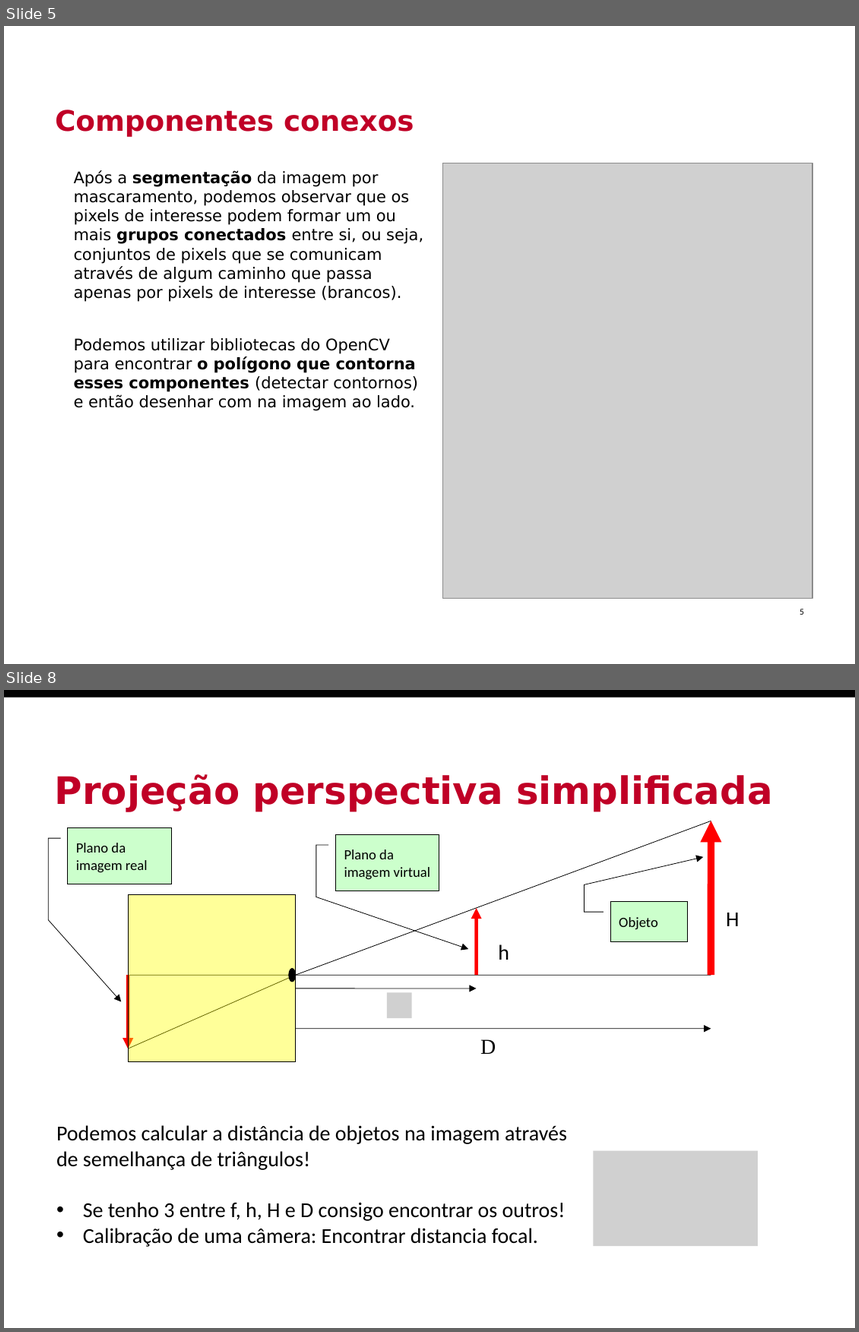
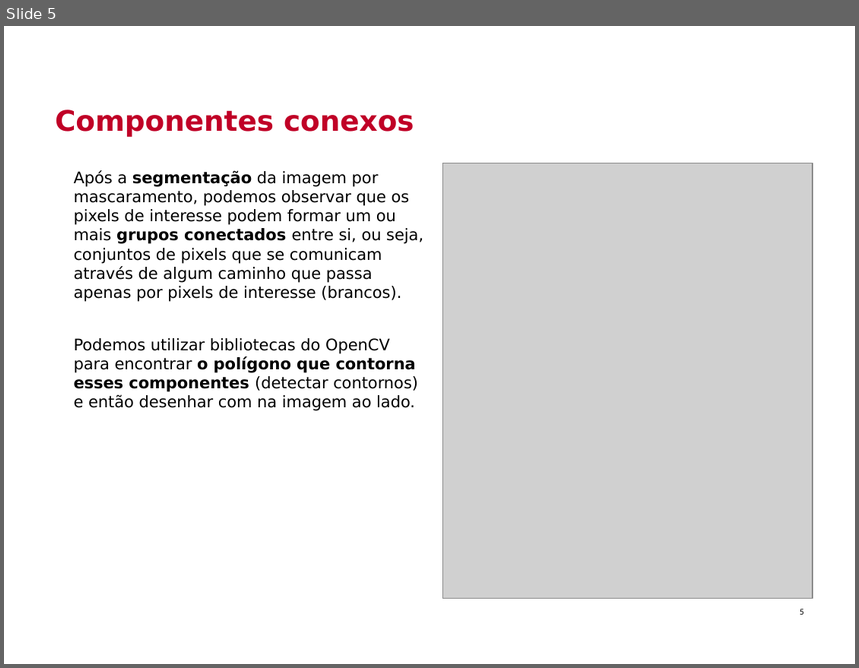
Before and after one commit to Insper/robotica-computacional, a slide deck: docs/modulos/05-visao-p2/slides.pptx. Shown one above the other, each under a label of ours: slides 5 and 8 before the commit, slide 5 after it; the slides between them are not shown. The pictures are 859x1332 and 859x668 pixels, drawn with LibreOffice and Linux fonts; fonts in the diff are those of the drawing; grey boxes stand for pictures; background and template pictures are left out. Boxes give left, top, right and bottom in pixels: in the first picture for what was removed or moved away, otherwise in the second. Text is boxed around its words. In the diff, an @@ line names an element or a change of style, - is before the commit and + after.

```diff
--- a/docs/modulos/05-visao-p2/slides.pptx
+++ b/docs/modulos/05-visao-p2/slides.pptx
@@ slide 8 removed at <box>4,690,855,1328</box>, background picture (left out) @@
@@ rectangle removed at <box>4,690,855,698</box> @@
@@ text removed at <box>55,774,773,812</box> @@
-Projeção perspectiva simplificada
@@ line removed from (296, 975) to (712, 821) @@
@@ arrow removed from (712, 975) to (712, 821) @@
@@ border callout removed at <box>68,828,172,885</box> @@
-Plano da imagem real
@@ border callout removed at <box>336,834,439,891</box> @@
-Plano da imagem virtual
@@ rectangle removed at <box>129,895,296,1063</box> @@
@@ arrow removed from (477, 975) to (477, 908) @@
@@ border callout removed at <box>611,901,687,941</box> @@
-Objeto
@@ text removed at <box>726,913,739,926</box> @@
-H
@@ text removed at <box>498,945,509,960</box> @@
-h
@@ line removed from (296, 975) to (129, 975) @@
@@ arrow removed from (129, 975) to (129, 1049) @@
@@ line removed from (296, 975) to (129, 1049) @@
@@ ellipse removed at <box>289,968,296,982</box> @@
@@ line removed from (296, 975) to (712, 975) @@
@@ arrow removed from (296, 989) to (477, 989) @@
@@ picture removed at <box>387,993,411,1018</box> @@
@@ arrow removed from (296, 1029) to (712, 1029) @@
@@ text removed at <box>481,1040,496,1054</box> @@
-D
@@ text removed at <box>56,1125,567,1247</box> @@
-Podemos calcular a distância de objetos na imagem através de semelhança de triângulos!
-• Se tenho 3 entre f, h, H e D consigo encontrar os outros!
-• Calibração de uma câmera: Encontrar distancia focal.
@@ picture removed at <box>593,1151,757,1246</box> @@
```
Also in this commit, not shown: 1 slide changed, 10 other slides removed, 2 other files.
